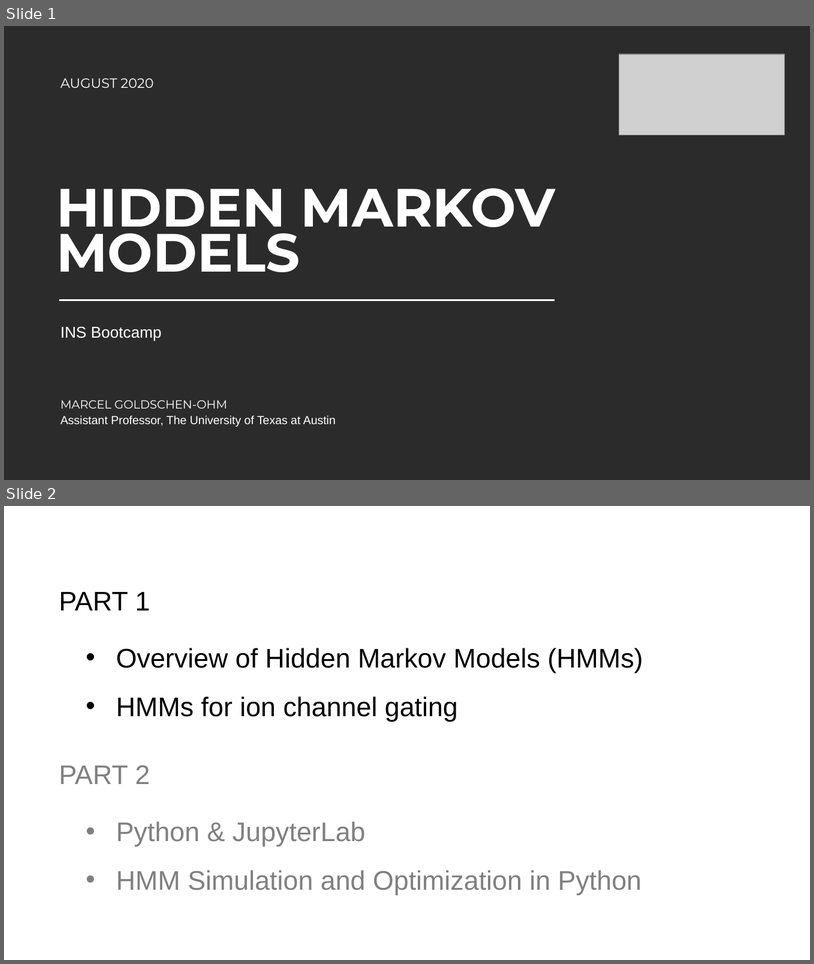
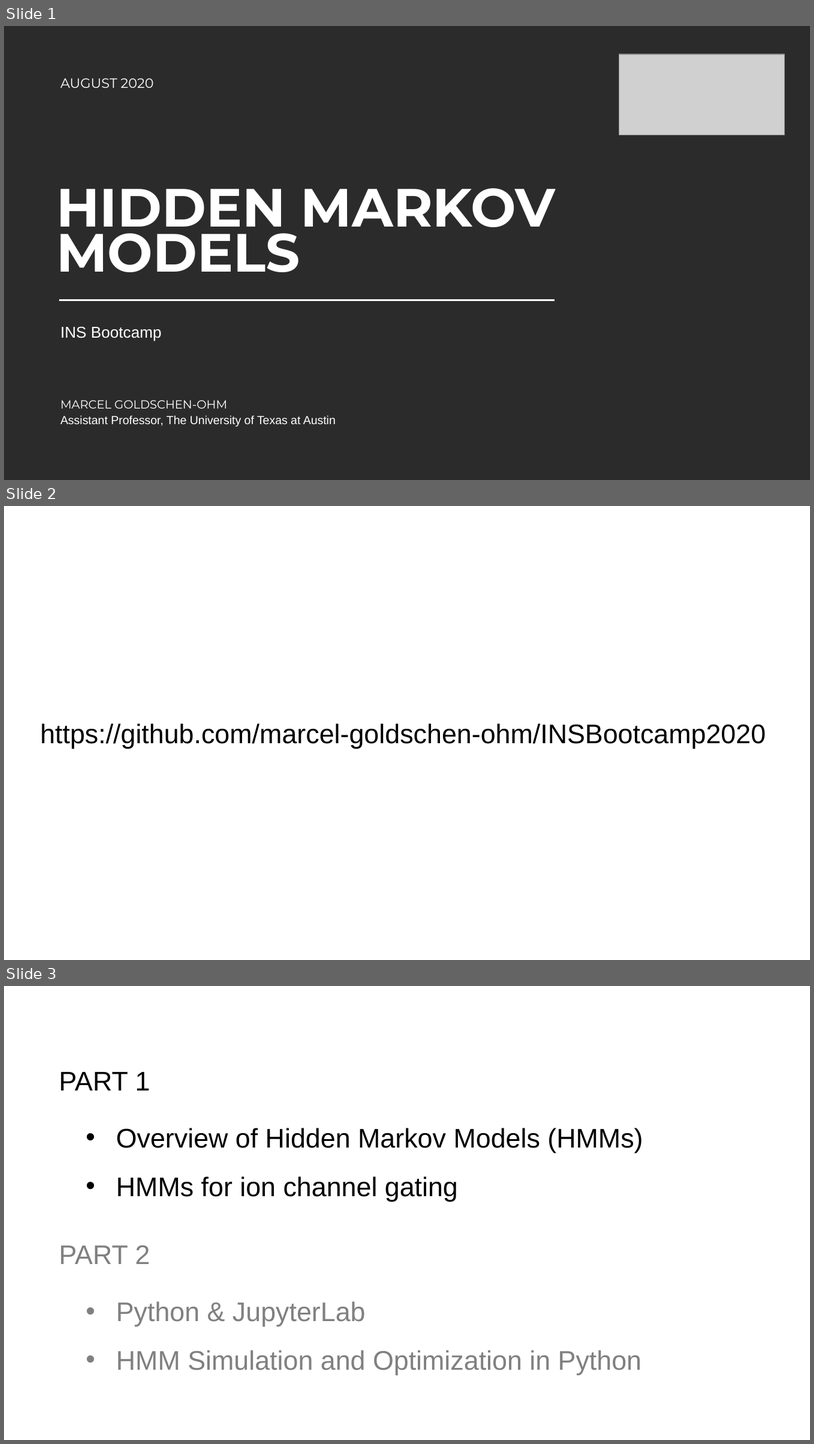
Before and after one commit to marcel-goldschen-ohm/INSBootcamp2020, a slide deck: 2020-08-20 INS Bootcamp HMM.pptx. Shown one above the other, each under a label of ours: slides 1 and 2 before the commit, slides 1, 2 and 3 after it. The pictures are 814x964 and 814x1444 pixels, drawn with LibreOffice and Linux fonts; fonts in the diff are those of the drawing; grey boxes stand for pictures; background and template pictures are left out; a plain dark background stands for a picture behind light text. Boxes give left, top, right and bottom in pixels: in the first picture for what was removed or moved away, otherwise in the second. Text is boxed around its words. In the diff, an @@ line names an element or a change of style, - is before the commit and + after.

```diff
--- a/2020-08-20 INS Bootcamp HMM.pptx
+++ b/2020-08-20 INS Bootcamp HMM.pptx
@@ slide 2 added at [4,506,810,960], background picture (left out) @@
@@ text added at [40,723,766,748], 24 pt, text #000000 @@
+https://github.com/marcel-goldschen-ohm/INSBootcamp2020
@@ what was slide 2 is now slide 3 @@
```
